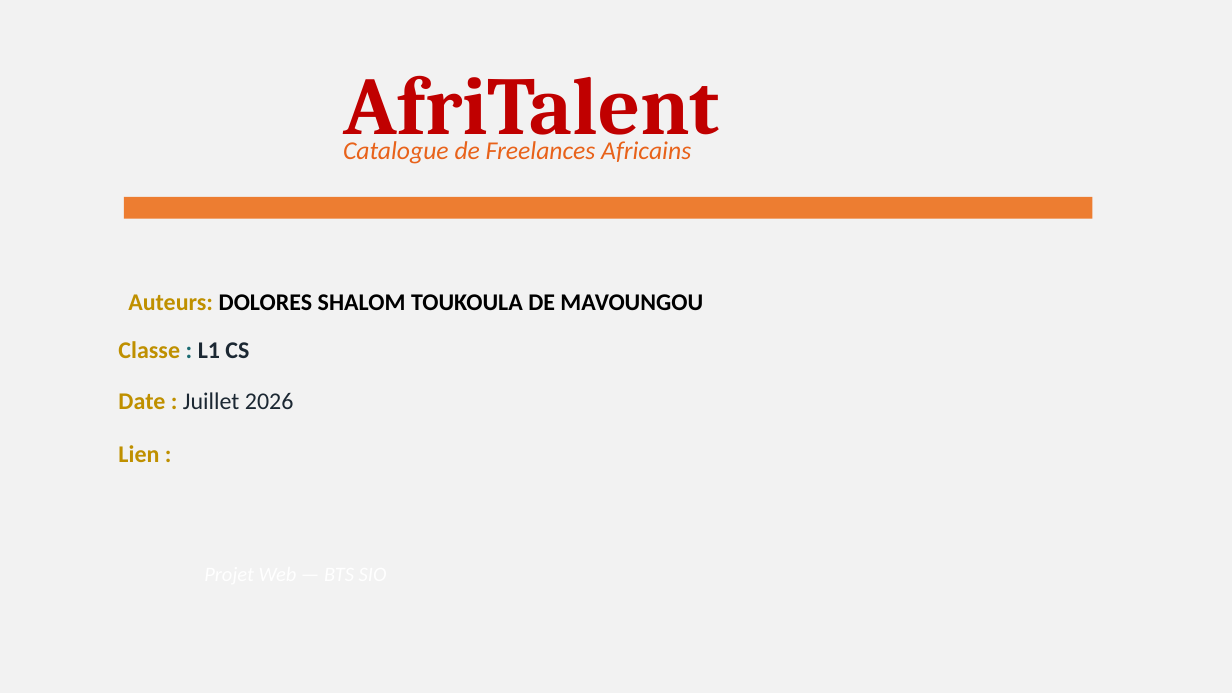
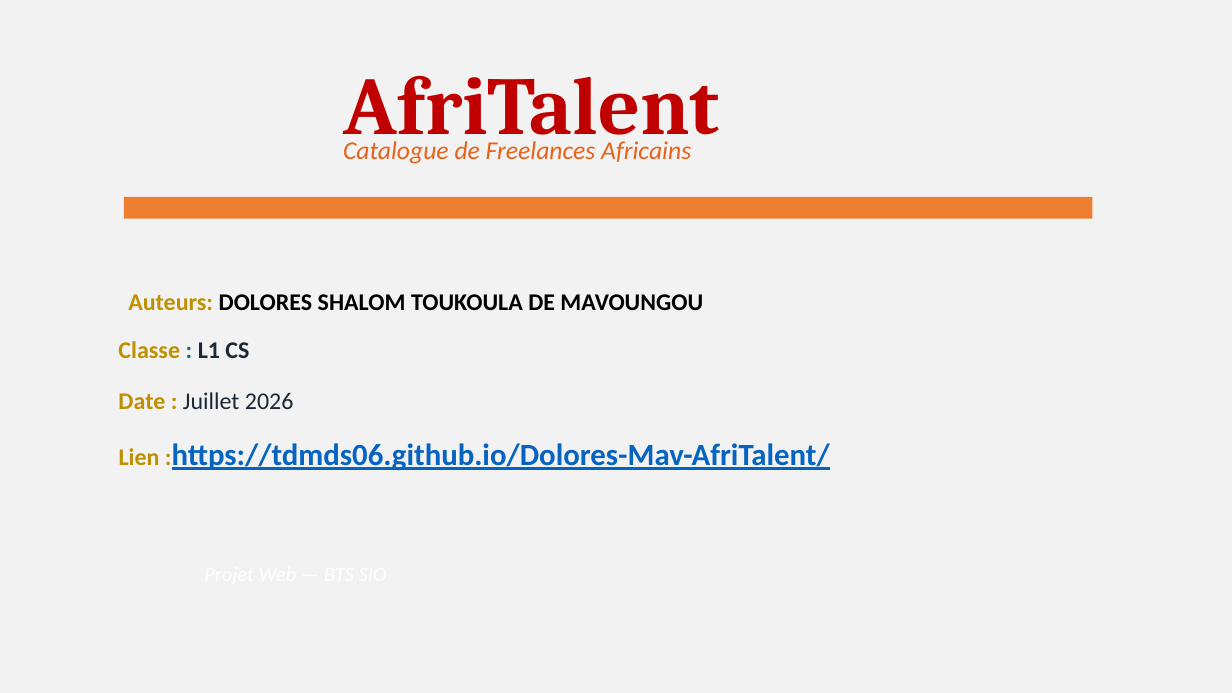
Before and after one commit to TDMDS06/Dolores-Mav-AfriTalent, a slide deck: slide 1 of Dolores Mav L1CS Presentation.pptx. Drawn at 1232x693 pixels with LibreOffice and Linux fonts; fonts in the diff are those of the drawing. Boxes give left, top, right and bottom in pixels: in the first picture for what was removed or moved away, otherwise in the second. Text is boxed around its words. In the diff, an @@ line names an element or a change of style, - is before the commit and + after.

```diff
--- a/Dolores Mav L1CS Presentation.pptx
+++ b/Dolores Mav L1CS Presentation.pptx
@@ text at (119, 443, 830, 471): text changed; size 14 to 18 pt; text colour #BF9000 to #0563C1 @@
-Lien :
+Lien :https://tdmds06.github.io/Dolores-Mav-AfriTalent/
```
Also in this commit, not shown: 2 other slides changed, 2 other files.
